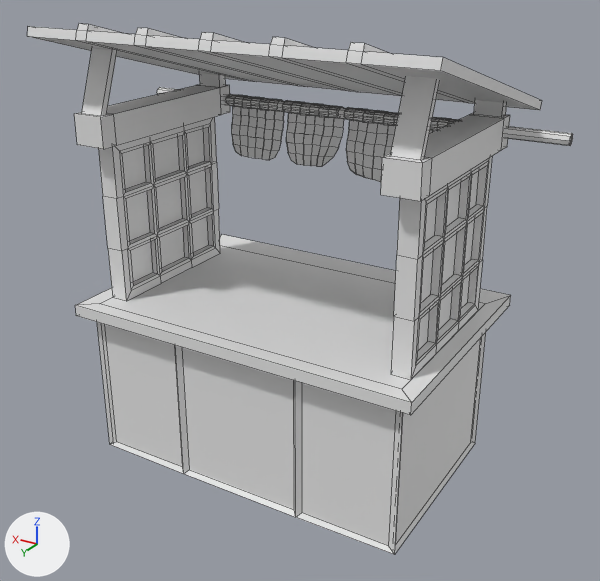
What one commit did to the FBX model Assets/Models/AssetsFinais/BarracaLamen.fbx.
Both versions are drawn from a camera (50 mm lens) standing at (-2.41, 3.92, 3.06) and looking at (-0.08, 0.04, 1.12). Arrows for +X, +Y and +Z are at lower left; the lights stay in place. Mesh edges are drawn as thin lines.

Objects in the first picture: 'BarracaLamen'.
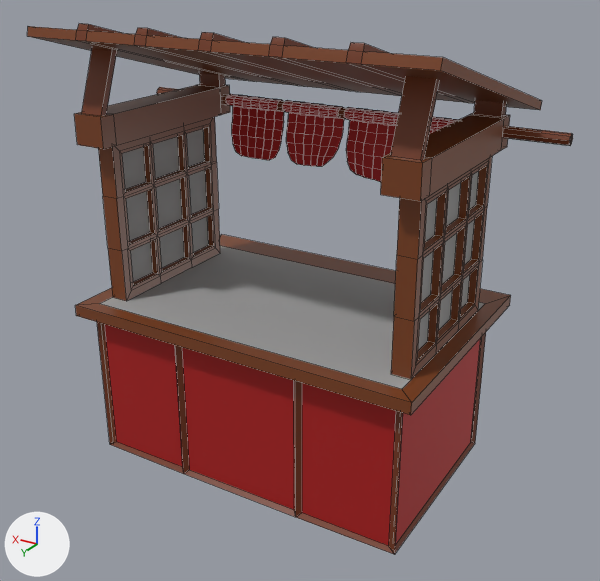
Boxes [x1, y1, x2, y2] around the edits, measured in the pictures (600 x 581 px):
part 1 of me_barracalamen, recoloured (grey to brown): [27, 26, 542, 415] in both
part 2 of me_barracalamen, recoloured (grey to brown): [226, 94, 457, 182] in both
part 3 of me_barracalamen, recoloured (grey to red): [104, 324, 396, 546] in both
part 4 of me_barracalamen, recoloured (grey to brown): [395, 339, 480, 545] in both
part 5 of me_barracalamen, recoloured (grey to brown): [76, 23, 573, 160] in both
part 6 of me_barracalamen, recoloured (grey to brown): [97, 322, 475, 555] in both
part 7 of me_barracalamen, recoloured (grey to brown): [471, 332, 486, 443] in both
part 8 of me_barracalamen, recoloured: [418, 219, 475, 350] in both
part 9 of me_barracalamen, recoloured: [126, 170, 209, 282] in both
part 10 of me_barracalamen, recoloured: [425, 171, 479, 242] in both
part 11 of me_barracalamen, recoloured: [122, 129, 205, 189] in both
part 12 of me_barracalamen, recoloured: [99, 246, 485, 389] in both

Patch to the scene script:
```diff
--- a/Assets/Models/AssetsFinais/BarracaLamen.fbx.py
+++ b/Assets/Models/AssetsFinais/BarracaLamen.fbx.py
@@ mat_madeira @@
+mat_madeira = principled_material('Madeira')
+mat_madeira.base_color = (0.198, 0.0523, 0.0137)  # brown #7b411f
+mat_madeira.roughness = 0.4
@@ mat_papelbarraca @@
+mat_papelbarraca = principled_material('PapelBarraca')
+mat_papelbarraca.base_color = (0.45, 0.0122, 0.0122)  # red #b31d1d
+mat_papelbarraca.metallic = 0.2
+mat_papelbarraca.roughness = 0.6
@@ mat_madeirabarraca @@
+mat_madeirabarraca = principled_material('MadeiraBarraca')
+mat_madeirabarraca.base_color = (0.169, 0.037, 0.0102)  # brown #72361a
+mat_madeirabarraca.roughness = 0.4
@@ mat_casabase @@
+mat_casabase = principled_material('CasaBase')
+mat_casabase.base_color = (0.376, 0.376, 0.376)  # grey #a5a5a5
+mat_casabase.roughness = 1.0
@@ me_barracalamen @@
 me_barracalamen.from_pydata(...)  # 1468 vertices, 1426 faces; spans x -1.39..1.39, y -0.79..0.76, z 0.0..2.64
 # used by ob_barracalamen; location = (0.0, 0.0, 0.0)
+# me_barracalamen part 1: 437 of the faces centred in x -1.16..1.16, y -0.79..0.75, z 0.94..2.59 switch from no material to mat_madeira (brown #7b411f)
+# me_barracalamen part 2: 832 of the faces centred in x -0.83..0.81, y -0.59..-0.51, z 1.67..2.1 switch from no material to mat_papelbarraca (red #b31d1d)
+# me_barracalamen part 3: 2 of the faces centred in x 0.0..1.0, y 0.0..0.6, z 0.47 switch from no material to mat_papelbarraca (red #b31d1d)
+# me_barracalamen part 4: 1 of the faces centred in x -1.0, y 0.0, z 0.47 switch from no material to mat_papelbarraca (red #b31d1d)
+# me_barracalamen part 5: 83 of the faces centred in x -1.39..1.39, y -0.78..0.75, z 2.03..2.63 switch from no material to mat_madeirabarraca (brown #72361a)
+# me_barracalamen part 6: 19 of the faces centred in x -1.01..1.01, y 0.0..0.61, z 0.01..0.93 switch from no material to mat_madeirabarraca (brown #72361a)
+# me_barracalamen part 7: 14 of the faces centred in x -1.01..1.01, y -0.61..-0.6, z 0.01..0.93 switch from no material to mat_madeirabarraca (brown #72361a)
+# me_barracalamen part 8: all 12 faces centred in x -0.95..-0.93, y -0.3..0.3, z 1.19..1.49 switch from no material to mat_casabase (grey #a5a5a5)
+# me_barracalamen part 9: all 12 faces centred in x 0.93..0.95, y -0.3..0.3, z 1.19..1.49 switch from no material to mat_casabase (grey #a5a5a5)
+# me_barracalamen part 10: all 6 faces centred in x -0.95..-0.93, y -0.3..0.3, z 1.79 switch from no material to mat_casabase (grey #a5a5a5)
+# me_barracalamen part 11: all 6 faces centred in x 0.93..0.95, y -0.3..0.3, z 1.79 switch from no material to mat_casabase (grey #a5a5a5)
+# me_barracalamen part 12: the 1 face centred in x 0.0, y 0.0, z 1.0 switches from no material to mat_casabase (grey #a5a5a5)
```
